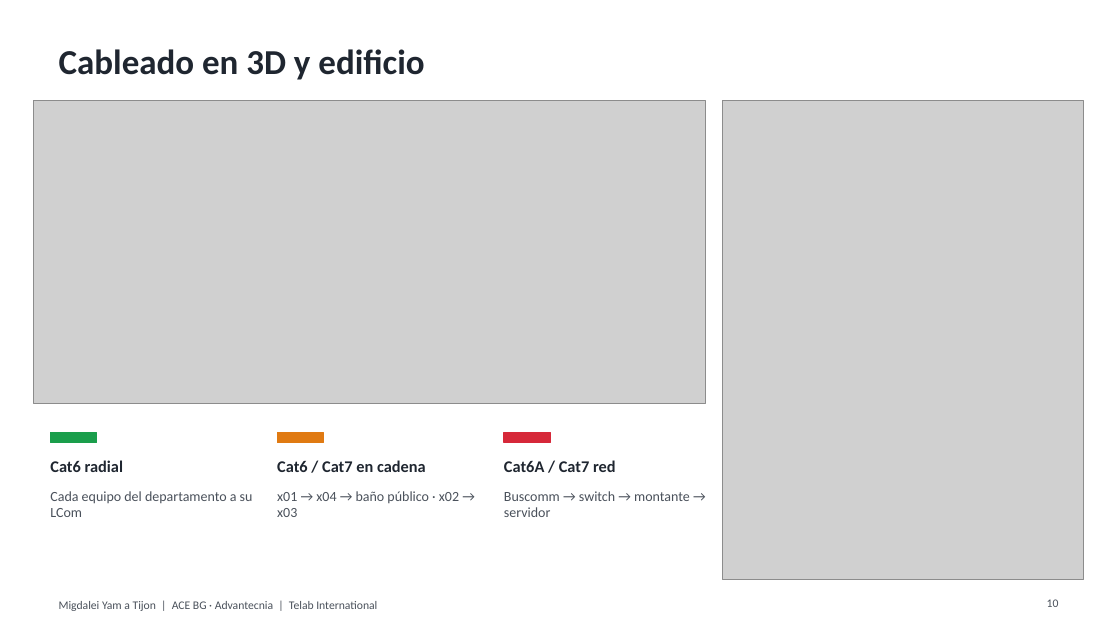
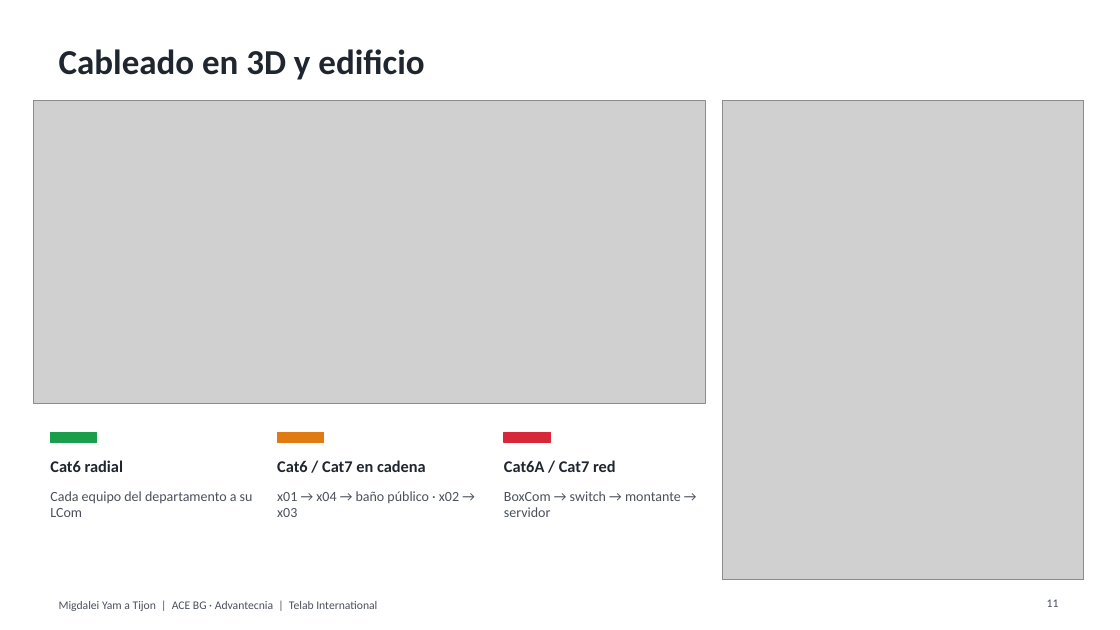
Before and after one commit to alexjusid-jpg/planos, a slide deck: slide 11 of migdalei/es/presentacion_ES.pptx (slide 10 before the commit). Drawn at 1120x630 pixels with LibreOffice and Linux fonts; fonts in the diff are those of the drawing; grey boxes stand for pictures. Boxes give left, top, right and bottom in pixels: in the first picture for what was removed or moved away, otherwise in the second. Text is boxed around its words. In the diff, an @@ line names an element or a change of style, - is before the commit and + after.

```diff
--- a/migdalei/es/presentacion_ES.pptx
+++ b/migdalei/es/presentacion_ES.pptx
@@ text at [504,491,681,517]: text changed @@
-Buscomm → switch → montante → servidor
+BoxCom → switch → montante → servidor
@@ page number at [1047,599,1059,607]: text changed @@
-10
+11
```
Also in this commit, not shown: 3 other slides changed, 1 slide added, 20 other files.
